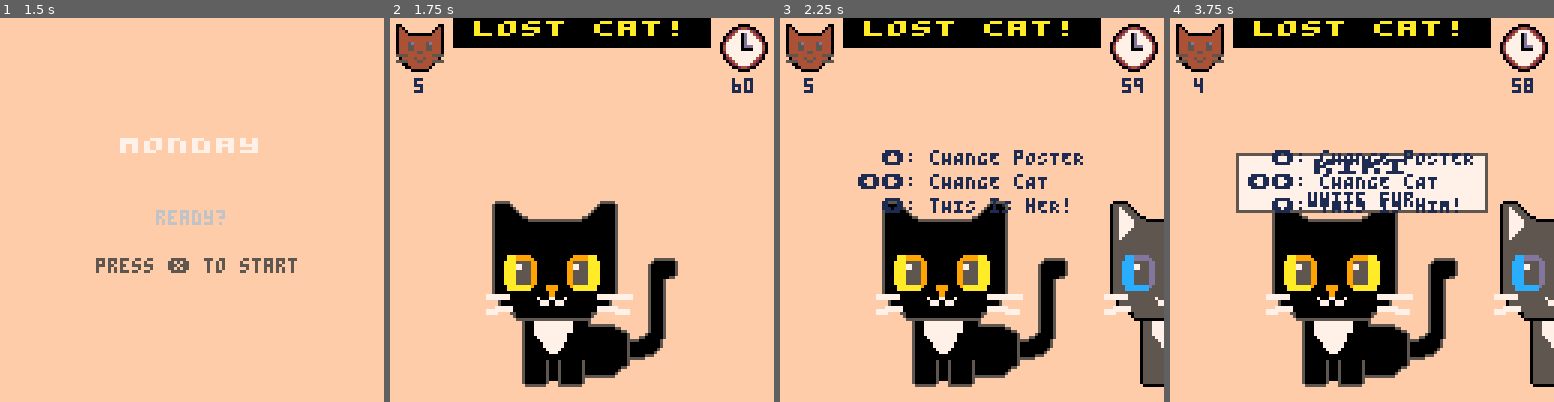
Above: before the commit, frames 1-4 (left to right).
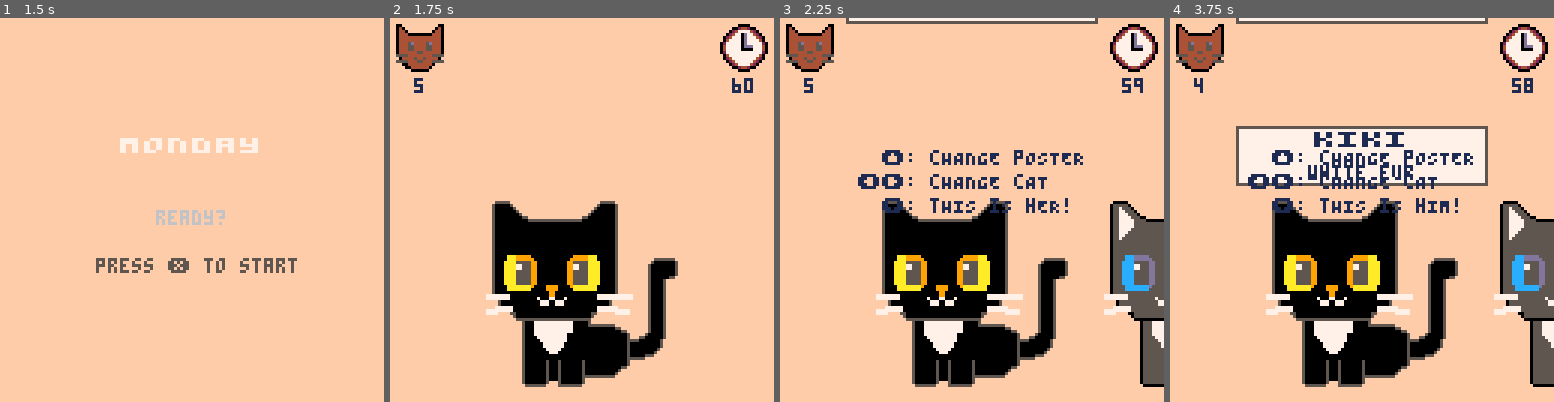
Above: after the commit, the same moments.

Repository: pcal43/pico8-papurrs-please
Game: PICO-8 cartridge pico8-home/carts/lost-cats.p8
Two runs of this game, one before a commit and one after it. Both use one fixed random seed, a clock stepped at 60 frames per second and the inputs below.
Inputs:
- Up to frame 1 (1.5 s): tap X (X key) at 0.33, 1.07 s; tap O (Z key) at 0.7 s
- Up to frame 2 (1.75 s): hold Right from 1.6 s (still down); tap O (Z key) at 1.7 s
- Up to frame 3 (2.25 s): tap X (X key) at 1.85 s; release Right at 2.1 s; tap O (Z key) at 2.1 s; hold Up from 2.15 s (still down)
- Up to frame 4 (3.75 s): release Up at 2.42 s; hold Right 2.47-3.03 s; tap O (Z key) every 0.4 s from 2.5 to 3.7 s; tap X (X key) at 2.97 s; hold Left 3.08-3.58 s; hold Down from 3.63 s (still down)

Frame 1 is identical in both runs. In frame 2, 5.2% of the frame differs, in the area x 16-84%, y 0-8%; in frame 3, 5.2%; in frame 4, 15%, in the area x 16-84%, y 0-51%.

Commit message:
checkpoint

Diff:
--- a/pico8-home/carts/src/GameScreen.lua
+++ b/pico8-home/carts/src/GameScreen.lua
@@ -30,14 +30,6 @@
         if #self.posters > 0 then
             self.posters[1].draw()
         end
-
-        local header_h = 9
-        local header_w = 84
-        local header_x = (128 - header_w) / 2
-        local header_y = 0
-        rectfill(header_x - 1, header_y, header_x + 1 + header_w - 1, header_y + header_h, BLACK)
-        print_center_top(self.message, 0, 5, YELLOW, 2) -- yellow text
-
 
         -- draw icons: left (sprite 8) with catsRemaining, and clock (sprite 10) right with seconds
         palt(BLACK, false) -- black is black, beige is transparent
--- a/pico8-home/carts/src/Global.lua
+++ b/pico8-home/carts/src/Global.lua
@@ -34,7 +34,7 @@
 
 CLOCK_MARGIN = 2
 
-POSTER_TOP_DISPLAY_POS = 9
+POSTER_TOP_DISPLAY_POS = 0
 POSTER_BOT_DISPLAY_POS = 118
 POSTER_NEW_DISPLAY_POS = -30
 POSTER_PRINT_SPEED = 4
